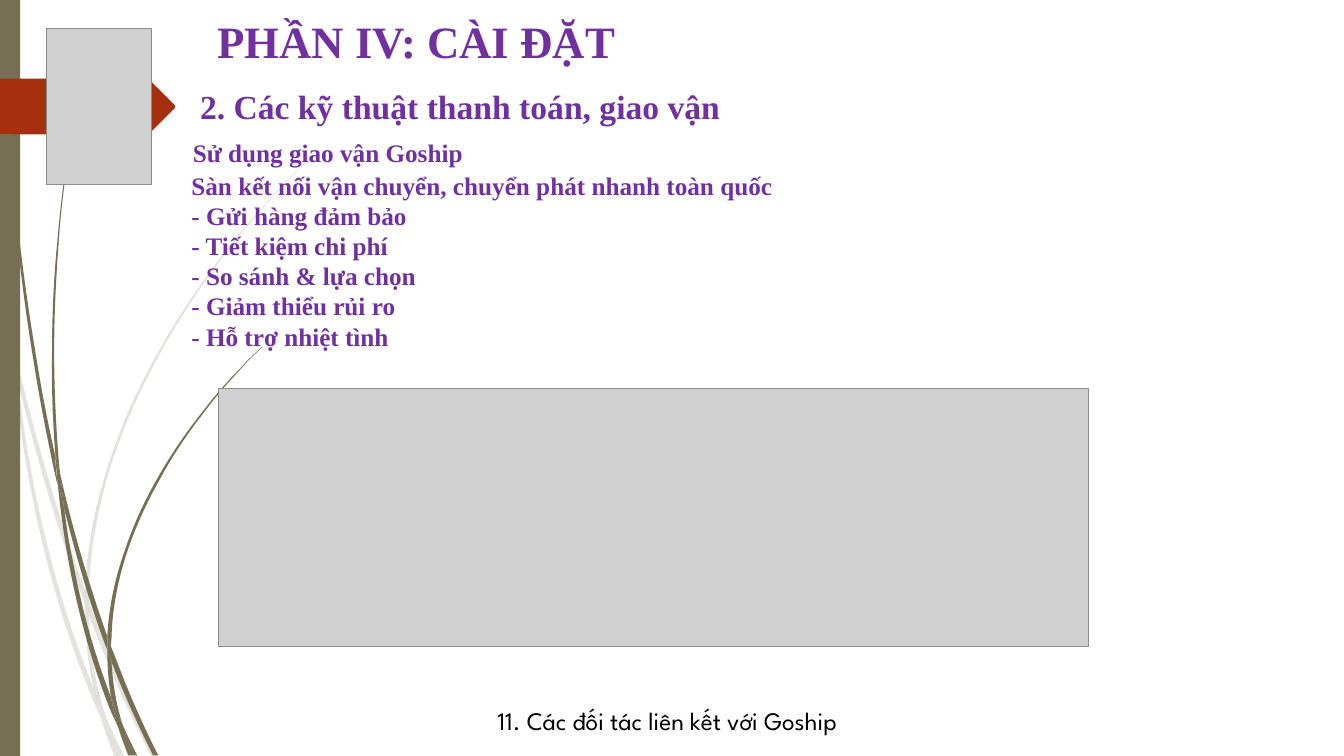
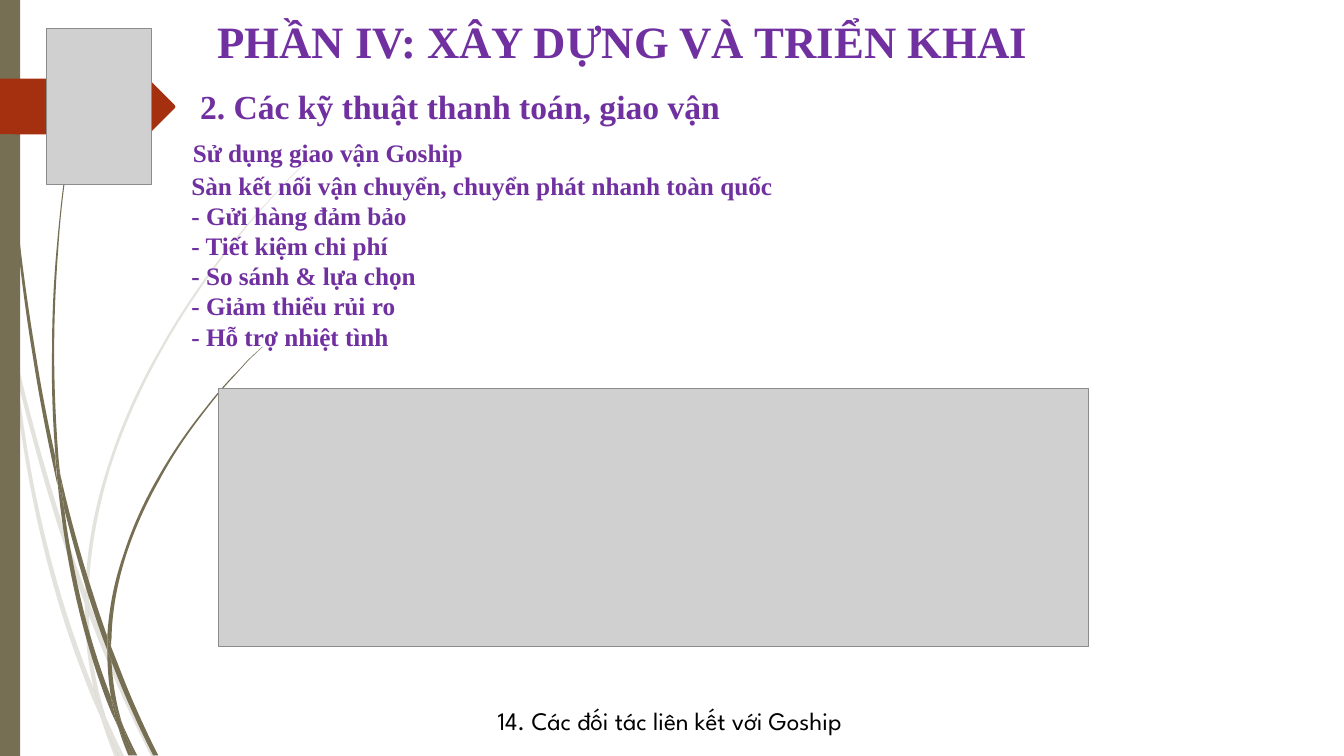
Before and after one commit to thanhgonzalo/datn, a slide deck: slide 15 of Slide.ppt (slide 13 before the commit). Drawn at 1344x756 pixels with LibreOffice and Linux fonts; fonts in the diff are those of the drawing; grey boxes stand for pictures; background and template pictures are left out. Boxes give left, top, right and bottom in pixels: in the first picture for what was removed or moved away, otherwise in the second. Text is boxed around its words. In the diff, an @@ line names an element or a change of style, - is before the commit and + after.

```diff
--- a/Slide.ppt
+++ b/Slide.ppt
@@ text at <box>217,23,1028,67</box>: text changed @@
-PHẦN IV: CÀI ĐẶT
+PHẦN IV: XÂY DỰNG VÀ TRIỂN KHAI
@@ text at <box>498,708,842,736</box>: text changed @@
-11. Các đối tác liên kết với Goship
+14. Các đối tác liên kết với Goship
```
Also in this commit, not shown: 8 other slides changed, 1 slide added, 1 slide removed.
